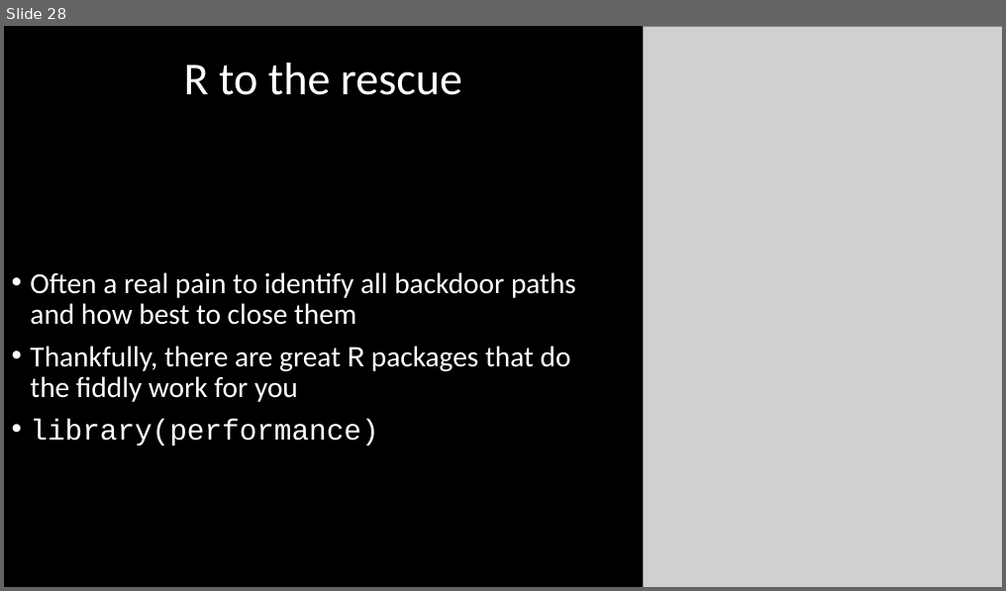
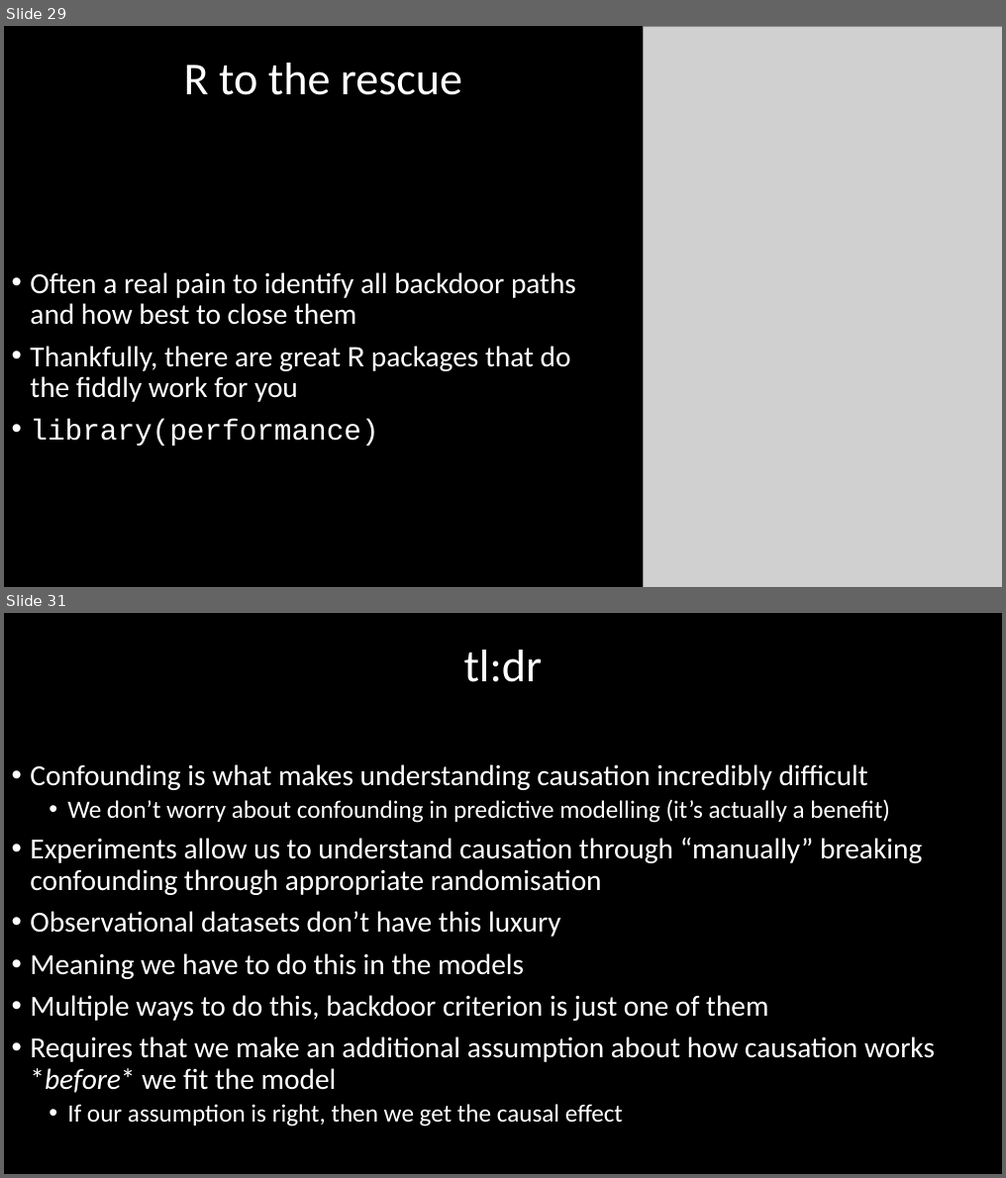
Before and after one commit to DeonRoos/stats-for-biologists, a slide deck: Lectures/Lecture 07.2 Confounding.pptx. Shown one above the other, each under a label of ours: slide 28 before the commit, slides 29 and 31 after it; the slides between them are not shown. The pictures are 1006x591 and 1006x1178 pixels, drawn with LibreOffice and Linux fonts; fonts in the diff are those of the drawing; grey boxes stand for pictures. Boxes give left, top, right and bottom in pixels: in the first picture for what was removed or moved away, otherwise in the second. Text is boxed around its words. In the diff, an @@ line names an element or a change of style, - is before the commit and + after.

```diff
--- a/Lectures/Lecture 07.2 Confounding.pptx
+++ b/Lectures/Lecture 07.2 Confounding.pptx
@@ slide 31 added at bbox=[4, 613, 1002, 1174], background #000000 @@
@@ title added at bbox=[464, 650, 543, 682], 44 pt, text #FFFFFF @@
+tl:dr
@@ text added at bbox=[30, 764, 935, 1127], 28 pt, text #FFFFFF @@
+• Confounding is what makes understanding causation incredibly difficult
+  • We don’t worry about confounding in predictive modelling (it’s actually a benefit)
+• Experiments allow us to understand causation through “manually” breaking confounding through appropriate randomisation
+• Observational datasets don’t have this luxury
+• Meaning we have to do this in the models
+• Multiple ways to do this, backdoor criterion is just one of them
+• Requires that we make an additional assumption about how causation works *before* we fit the model
+  • If our assumption is right, then we get the causal effect
@@ what was slide 28 is now slide 29 @@
```
Also in this commit, not shown: 12 slides changed, 7 other slides added, 7 slides removed, 10 other files.
